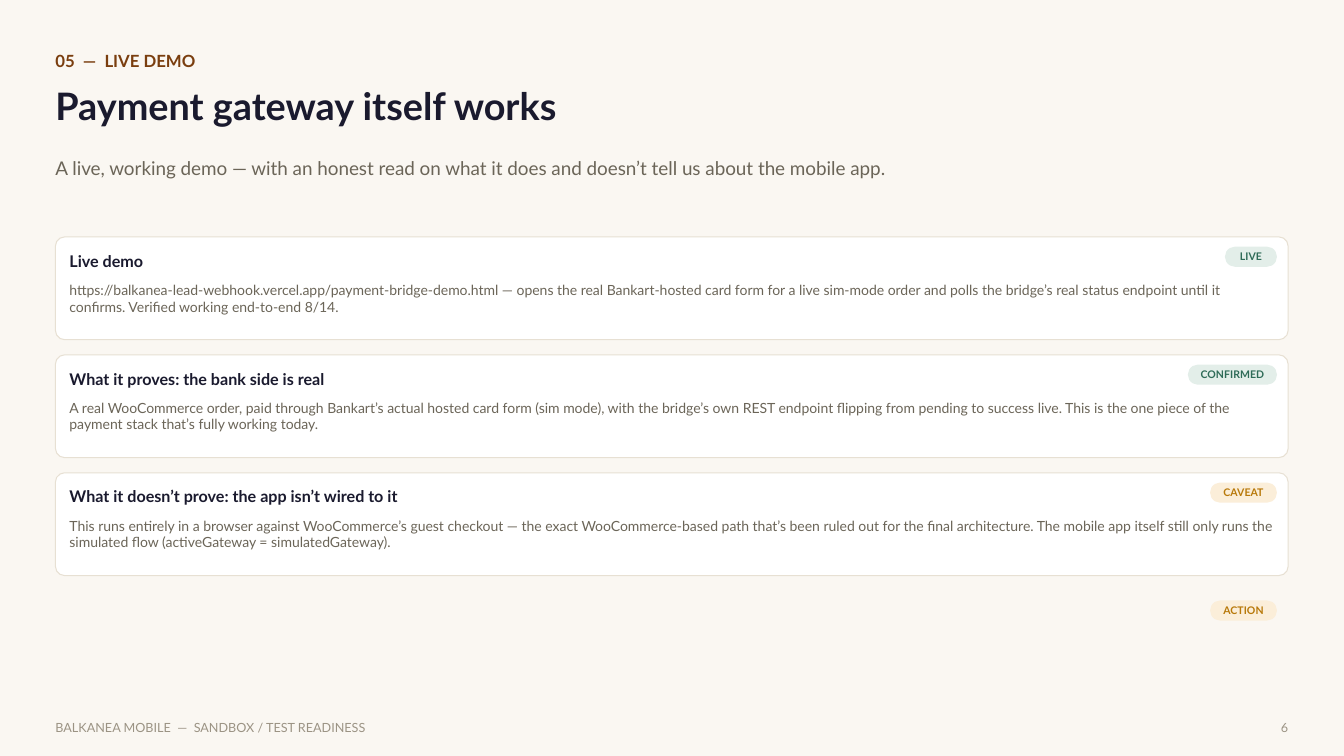
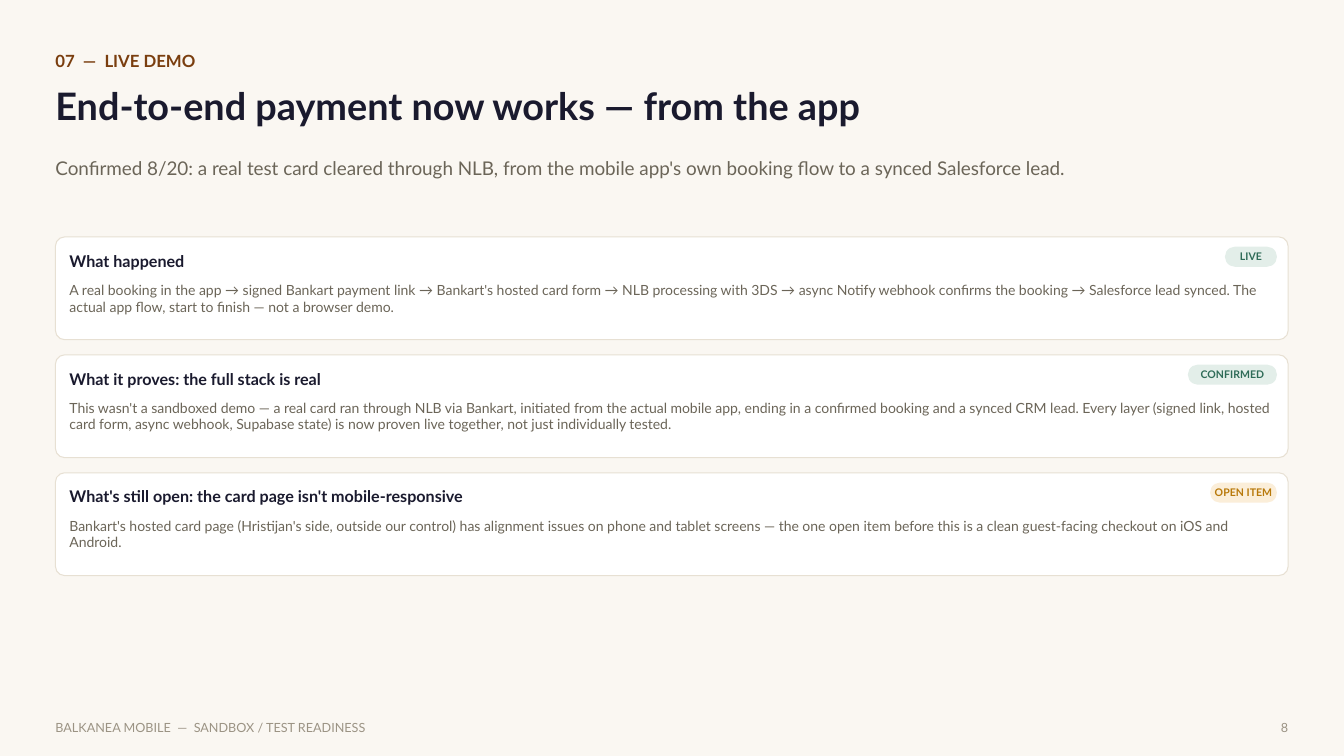
Before and after one commit to rweale-ai/balkanea-mobile, a slide deck: slide 7 of decks/Balkanea-Mobile-Sandbox-Readiness-Update.pptx (slide 6 before the commit). Drawn at 1344x756 pixels with LibreOffice and Linux fonts; fonts in the diff are those of the drawing. Boxes give left, top, right and bottom in pixels: in the first picture for what was removed or moved away, otherwise in the second. Text is boxed around its words. In the diff, an @@ line names an element or a change of style, - is before the commit and + after.

```diff
--- a/decks/Balkanea-Mobile-Sandbox-Readiness-Update.pptx
+++ b/decks/Balkanea-Mobile-Sandbox-Readiness-Update.pptx
@@ text at (55, 54, 196, 67): text changed @@
-05 — LIVE DEMO
+07 — LIVE DEMO
@@ text at (55, 92, 860, 127): text changed @@
-Payment gateway itself works
+End-to-end payment now works — from the app
@@ text at (55, 161, 1065, 179): text changed @@
-A live, working demo — with an honest read on what it does and doesn’t tell us about the mobile app.
+Confirmed 8/20: a real test card cleared through NLB, from the mobile app's own booking flow to a synced Salesforce lead.
@@ text at (69, 255, 184, 270): text changed @@
-Live demo
+What happened
@@ text at (69, 284, 1256, 315): text changed @@
-https://balkanea-lead-webhook.vercel.app/payment-bridge-demo.html — opens the real Bankart-hosted card form for a live sim-mode order and polls the bridge’s real status endpoint until it confirms. Verified working end-to-end 8/14.
+A real booking in the app → signed Bankart payment link → Bankart's hosted card form → NLB processing with 3DS → async Notify webhook confirms the booking → Salesforce lead synced. The actual app flow, start to finish — not a browser demo.
@@ text at (69, 373, 321, 388): text changed @@
-What it proves: the bank side is real
+What it proves: the full stack is real
@@ text at (69, 402, 1270, 432): text changed @@
-A real WooCommerce order, paid through Bankart’s actual hosted card form (sim mode), with the bridge’s own REST endpoint flipping from pending to success live. This is the one piece of the payment stack that’s fully working today.
+This wasn't a sandboxed demo — a real card ran through NLB via Bankart, initiated from the actual mobile app, ending in a confirmed booking and a synced CRM lead. Every layer (signed link, hosted card form, async webhook, Supabase state) is now proven live together, not just individually tested.
@@ text at (69, 490, 463, 505): text changed @@
-What it doesn’t prove: the app isn’t wired to it
+What's still open: the card page isn't mobile-responsive
@@ text in rounded rectangle at (1215, 488, 1272, 496): text changed @@
-CAVEAT
+OPEN ITEM
@@ text at (69, 520, 1229, 547): text changed @@
-This runs entirely in a browser against WooCommerce’s guest checkout — the exact WooCommerce-based path that’s been ruled out for the final architecture. The mobile app itself still only runs the simulated flow (activeGateway = simulatedGateway).
+Bankart's hosted card page (Hristijan's side, outside our control) has alignment issues on phone and tablet screens — the one open item before this is a clean guest-facing checkout on iOS and Android.
@@ rounded rectangle removed at (1211, 601, 1277, 621) @@
-ACTION
```
Also in this commit, not shown: 6 other slides changed, 2 slides added, 1 slide removed, 21 other files.
